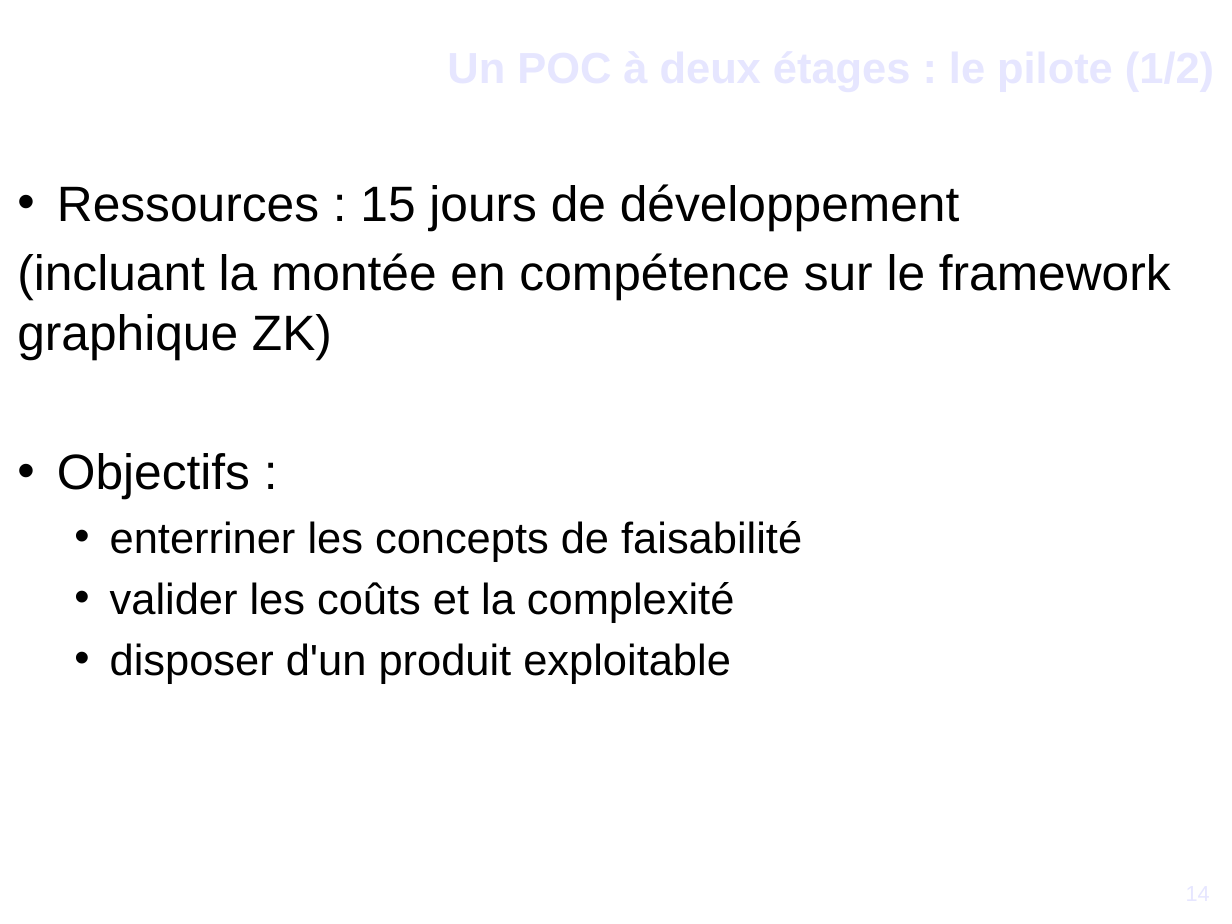
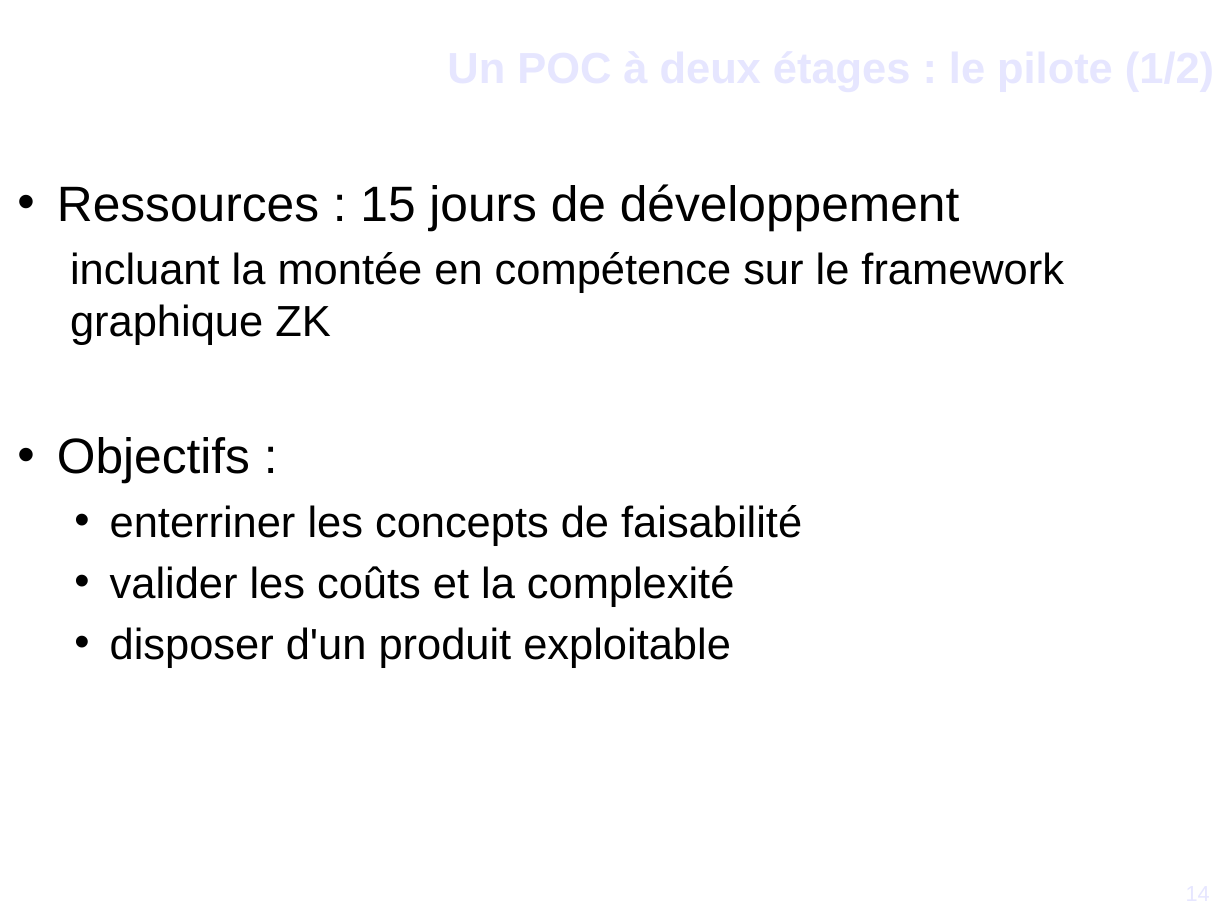
Before and after one commit to DSI-Ville-Noumea/sirh-kiosque-j2ee-old, a slide deck: slide 14 of src/site/resources/Vers_un_Kiosque_RH_J2EE.odp. Drawn at 1232x924 pixels with LibreOffice and Linux fonts; fonts in the diff are those of the drawing; background and template pictures are left out. Boxes give left, top, right and bottom in pixels: in the first picture for what was removed or moved away, otherwise in the second. Text is boxed around its words. In the diff, an @@ line names an element or a change of style, - is before the commit and + after.

```diff
--- a/src/site/resources/Vers_un_Kiosque_RH_J2EE.odp
+++ b/src/site/resources/Vers_un_Kiosque_RH_J2EE.odp
@@ text at bbox=[70, 252, 1064, 345]: text changed; size 32 to 28 pt @@
-(incluant la montée en compétence sur le framework graphique ZK)
+  incluant la montée en compétence sur le framework graphique ZK
```
Also in this commit, not shown: 10 other slides changed.
